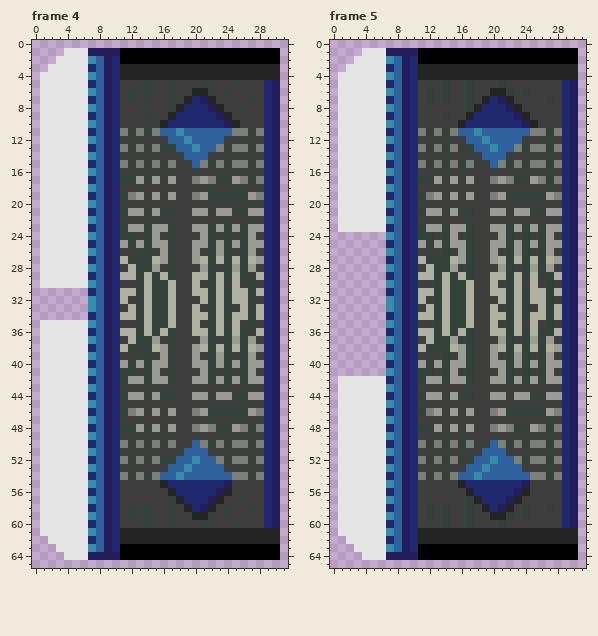
Pixel-art file: Assets/Sprites/Scenery/Global/BlasterDoor.aseprite. The picture above was drawn from the file before the commit.
32x66 pixels, 9 frames. Shown: frame 4, frame 5. The commit also changed other frames, which this record leaves out.
The result:
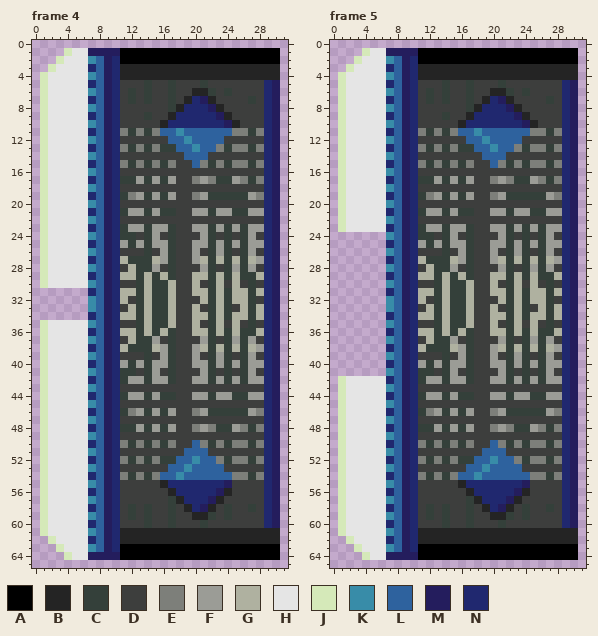
Palette (. is transparent): A #000000  B #242424  C #34403a  D #3d3e3d  E #7d7f7a  F #9b9c96  G #afb1a0  H #e5e5e5  J #d5e9b9  K #388ca8  L #2e629e  M #241d5d  N #20286f
Change:
Frame 4:
The author changed colour H to colour J in row 1 at x 4; in row 2 at x 3; in row 3 at x 2; in rows 4 to 30 at x 1; in rows 35 to 61 at x 1; in row 62 at x 2.
The author changed colour H to colour J in row 63 at x 3; in row 64 at x 4.
Frame 5:
The author changed colour H to colour J in row 1 at x 4; in row 2 at x 3; in row 3 at x 2; in rows 4 to 23 at x 1; in rows 42 to 61 at x 1; in row 62 at x 2.
The author changed colour H to colour J in row 63 at x 3; in row 64 at x 4.
Changed places in both pictures, as pixel boxes (x1, y1, x2, y2):
changed: (40, 48, 72, 560)
changed: (338, 48, 370, 232)
changed: (338, 376, 370, 560)
